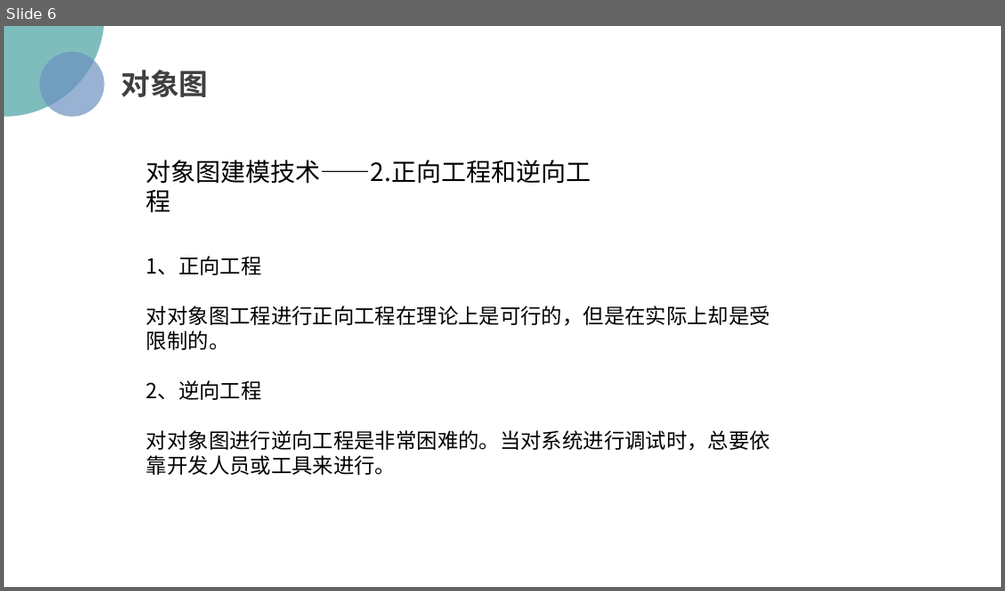
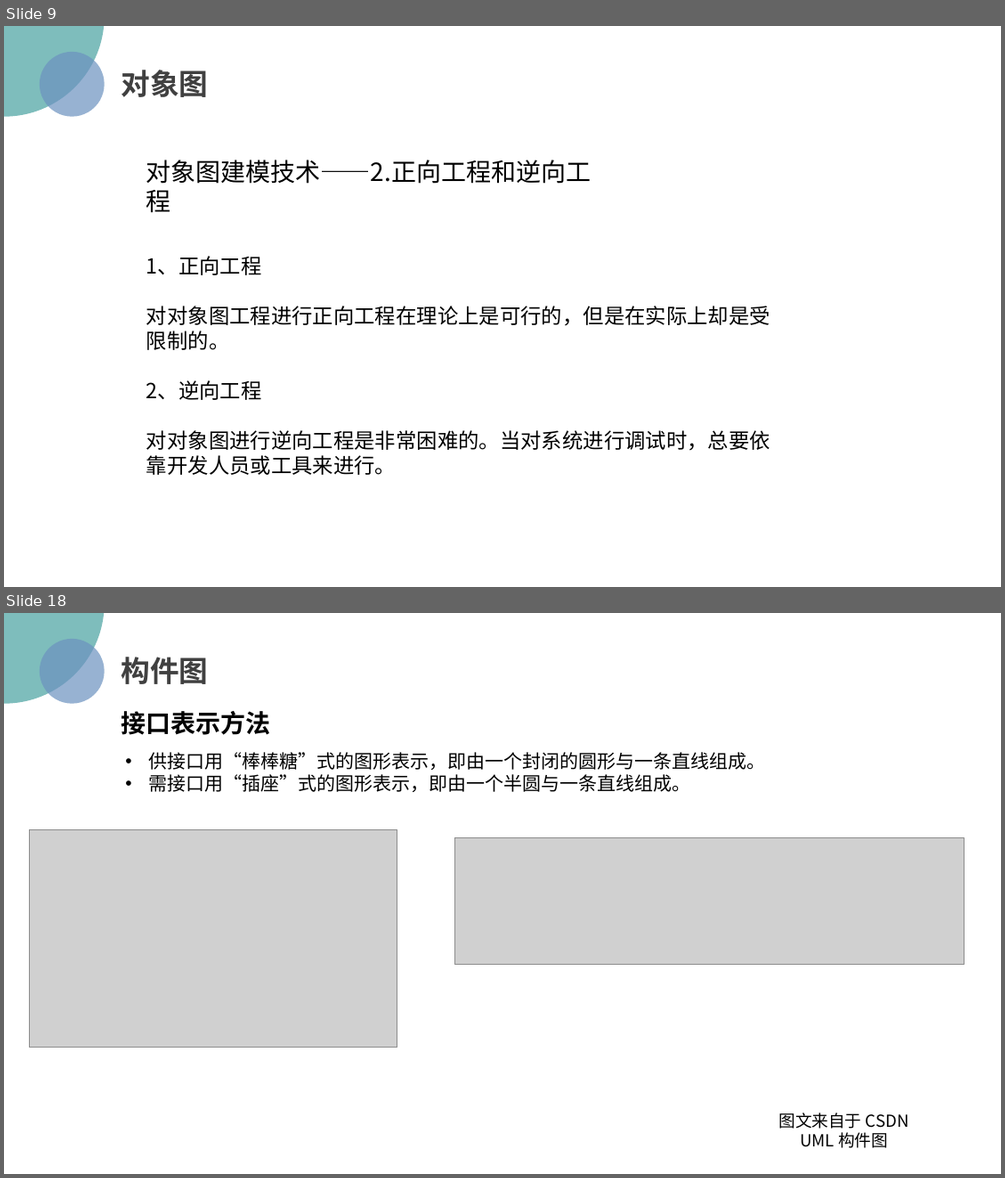
Before and after one commit to PRD2018/PRD2018-G15, a slide deck: 2018-12-9/uml-对象图.pptx. Shown one above the other, each under a label of ours: slide 6 before the commit, slides 9 and 18 after it; the slides between them are not shown. The pictures are 1005x591 and 1005x1178 pixels, drawn with LibreOffice and Linux fonts; fonts in the diff are those of the drawing; grey boxes stand for pictures; background and template pictures are left out. Boxes give left, top, right and bottom in pixels: in the first picture for what was removed or moved away, otherwise in the second. Text is boxed around its words. In the diff, an @@ line names an element or a change of style, - is before the commit and + after.

```diff
--- a/2018-12-9/uml-对象图.pptx
+++ b/2018-12-9/uml-对象图.pptx
@@ slide 18 added at (x1=4, y1=613, x2=1001, y2=1174), background picture (left out) @@
@@ ellipse added at (x1=4, y1=613, x2=105, y2=704), fill #48A2A0 at 70% opacity @@
@@ ellipse added at (x1=39, y1=639, x2=105, y2=704), fill #6C92C0 at 70% opacity @@
@@ text added at (x1=121, y1=657, x2=209, y2=684), 28 pt, text #404040, bold @@
+构件图
@@ text added at (x1=121, y1=711, x2=271, y2=735), 24 pt, text #000000, bold @@
+接口表示方法
@@ text added at (x1=149, y1=752, x2=766, y2=792), 18 pt, text #000000 @@
+• 供接口用“棒棒糖”式的图形表示，即由一个封闭的圆形与一条直线组成。
+• 需接口用“插座”式的图形表示，即由一个半圆与一条直线组成。
@@ picture added at (x1=30, y1=829, x2=397, y2=1046) @@
@@ picture added at (x1=455, y1=837, x2=964, y2=965) @@
@@ text added at (x1=779, y1=1112, x2=909, y2=1148), 16 pt, text #000000 @@
+图文来自于 CSDN
+UML 构件图
@@ what was slide 6 is now slide 9 @@
```
Also in this commit, not shown: 2 slides changed, 28 other slides added, 1 other file.
